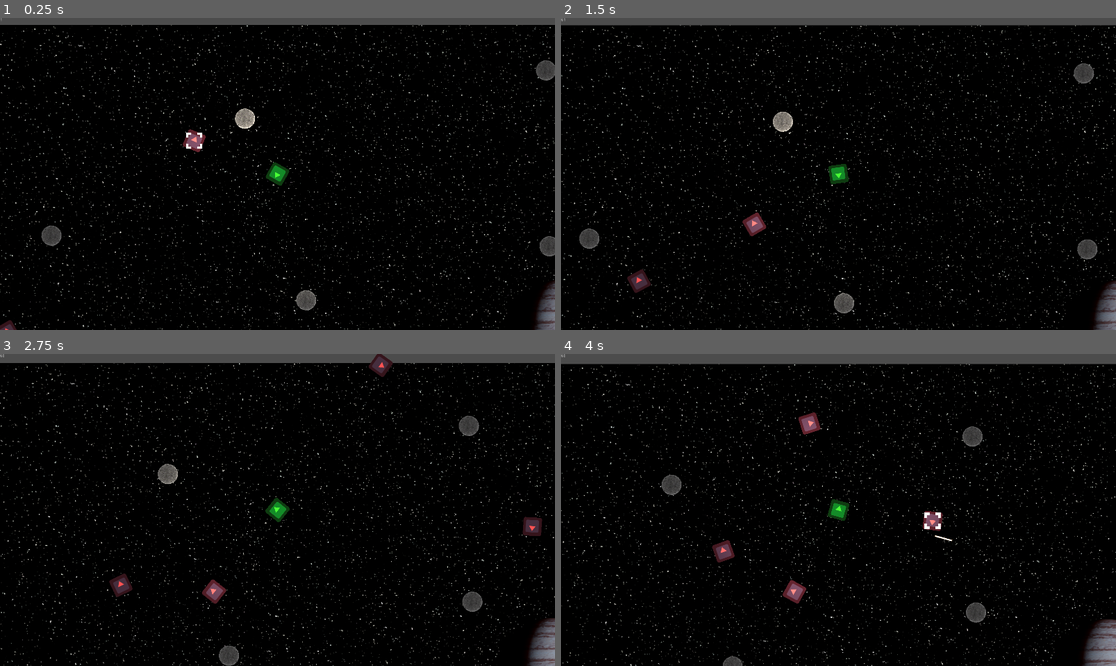
Above: before the commit, frames 1-4 (two rows, left to right).
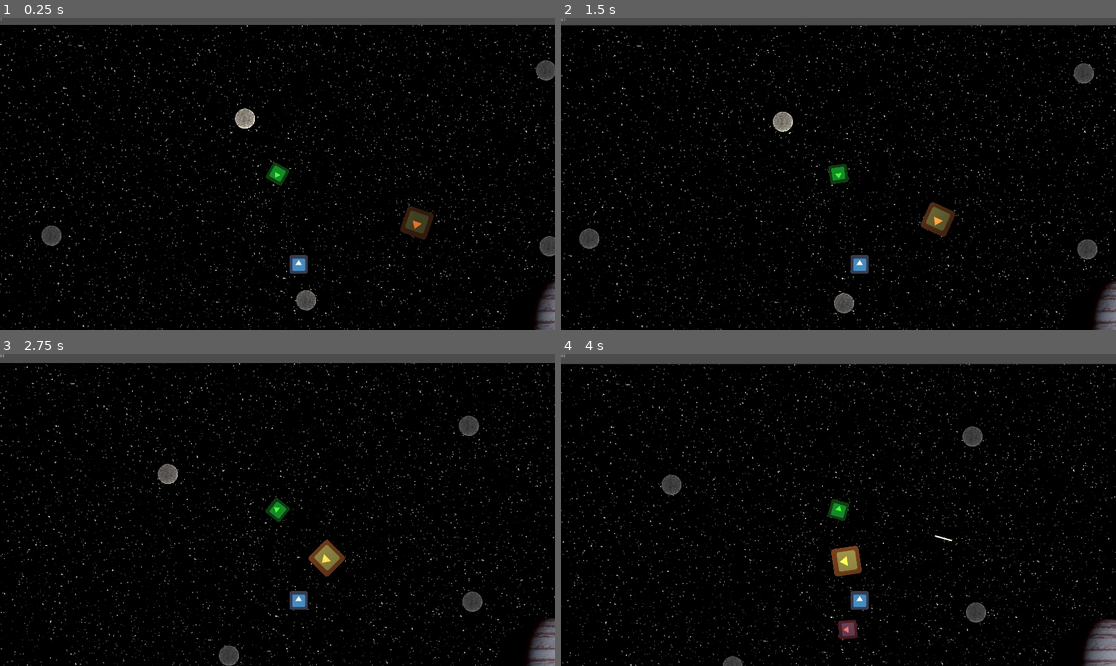
Above: after the commit, the same moments.

Repository: kpfries/moonshot2020
Game: Godot game, scene res://Scenes/Sample_Scene.tscn
The game is run twice, just before and just after one commit, with the same random seed, the same clock (stepped at 60 frames per second) and the same inputs. The project has no main scene, so this scene is started directly. The engine's default icon, where the game draws it, is replaced by a stand-in: a white triangle on a blue panel in a dark square.
Inputs (mouse positions are in pixels of both pictures, inside the frame that each line leads up to):
- Up to frame 1 (0.25 s): no input
- Up to frame 2 (1.5 s): move the mouse to (960, 158) at 0.52 s; hold Up (ui_up) 0.53-1.28 s; click (960, 158) at 0.6 s; move the mouse to (727, 189) at 1.27 s; right-click (727, 189) at 1.35 s
- Up to frame 3 (2.75 s): click (166, 525) at 1.55 s; move the mouse to (333, 441) at 2.02 s; hold Up (ui_up) from 2.03 s (still down); click (333, 441) at 2.1 s
- Up to frame 4 (4 s): move the mouse to (810, 572) at 2.77 s; click (810, 572) at 2.85 s; move the mouse to (1005, 556) at 3.52 s; release Up (ui_up) at 3.53 s; hold Right mouse button (grapple) from 3.53 s (still down); click (1005, 556) at 3.8 s

The runs differ from the first frame. In frame 1, 0.9% of the frame differs, in the area x 0-79%, y 35-100%; in frame 2, 1.0%; in frame 3, 1.4%; in frame 4, 1.6%, in the area x 27-69%, y 18-92%.

Commit message:
Bosses guns fix

Diff:
--- a/Scenes/Actors/Boss1.tscn
+++ b/Scenes/Actors/Boss1.tscn
@@ -8,11 +8,40 @@
 
 [node name="Boss1" type="KinematicBody2D"]
 script = ExtResource( 2 )
+speed = 50
 
 [node name="CollisionShape2D" type="CollisionShape2D" parent="."]
 shape = SubResource( 1 )
 
-[node name="Sprite" type="Sprite" parent="."]
+[node name="EnemyController" type="Node2D" parent="."]
+
+[node name="Sprite" type="Sprite" parent="EnemyController"]
 modulate = Color( 0.890196, 0.443137, 0.172549, 1 )
 scale = Vector2( 1.5, 1.5 )
 texture = ExtResource( 1 )
+
+[node name="Guns" type="Node2D" parent="EnemyController"]
+
+[node name="Gun1" type="Node2D" parent="EnemyController/Guns"]
+position = Vector2( 64, -64 )
+
+[node name="FireFrequencyG1" type="Timer" parent="EnemyController/Guns/Gun1"]
+wait_time = 0.1
+
+[node name="ReloadTimerG1" type="Timer" parent="EnemyController/Guns/Gun1"]
+wait_time = 4.0
+one_shot = true
+
+[node name="Gun2" type="Node2D" parent="EnemyController/Guns"]
+position = Vector2( 64, 64 )
+
+[node name="FireFrequencyG2" type="Timer" parent="EnemyController/Guns/Gun2"]
+wait_time = 0.1
+
+[node name="ReloadTimerG2" type="Timer" parent="EnemyController/Guns/Gun2"]
+wait_time = 4.0
+one_shot = true
+[connection signal="timeout" from="EnemyController/Guns/Gun1/FireFrequencyG1" to="." method="_on_FireFrequencyG1_timeout"]
+[connection signal="timeout" from="EnemyController/Guns/Gun1/ReloadTimerG1" to="." method="_on_ReloadTimerG1_timeout"]
+[connection signal="timeout" from="EnemyController/Guns/Gun2/FireFrequencyG2" to="." method="_on_FireFrequencyG2_timeout"]
+[connection signal="timeout" from="EnemyController/Guns/Gun2/ReloadTimerG2" to="." method="_on_ReloadTimerG2_timeout"]
--- a/Scenes/Actors/Melee_Enemy.tscn
+++ b/Scenes/Actors/Melee_Enemy.tscn
@@ -1,8 +1,10 @@
-[gd_scene load_steps=3 format=2]
+[gd_scene load_steps=4 format=2]
 
 [ext_resource path="res://Scripts/Melee_Enemy.gd" type="Script" id=1]
+[ext_resource path="res://icon.png" type="Texture" id=2]
 
 [sub_resource type="CircleShape2D" id=1]
+radius = 37.2033
 
 [node name="Melee_Enemy" type="KinematicBody2D"]
 script = ExtResource( 1 )
@@ -12,4 +14,14 @@
 
 [node name="EnemyController" type="Node2D" parent="."]
 
-[node name="Sprite" type="Sprite" parent="EnemyController"]
+[node name="Sprite" type="Sprite" parent="EnemyController" groups=[
+"Enemy",
+]]
+modulate = Color( 0.839216, 0.596078, 0.282353, 1 )
+texture = ExtResource( 2 )
+
+[node name="Area2D" type="Area2D" parent="EnemyController"]
+
+[node name="CollisionPolygon2D" type="CollisionPolygon2D" parent="EnemyController/Area2D"]
+polygon = PoolVector2Array( 40, -24, 64, -32, 72, -8, 72, 8, 64, 32, 40, 24 )
+[connection signal="body_entered" from="EnemyController/Area2D" to="." method="_on_Area2D_body_entered"]
--- a/Scenes/Actors/Player.tscn
+++ b/Scenes/Actors/Player.tscn
@@ -94,6 +94,7 @@
 
 [node name="Target" parent="." instance=ExtResource( 3 )]
 visible = true
+frame = 0
 
 [node name="gunshotSound" type="AudioStreamPlayer" parent="."]
 stream = ExtResource( 8 )
--- a/Scenes/GUI/Primary_Gui.tscn
+++ b/Scenes/GUI/Primary_Gui.tscn
@@ -1,6 +1,7 @@
-[gd_scene load_steps=2 format=2]
+[gd_scene load_steps=3 format=2]
 
 [ext_resource path="res://Scripts/Gui.gd" type="Script" id=1]
+[ext_resource path="res://icon.png" type="Texture" id=2]
 
 [node name="GUI" type="CanvasLayer"]
 
@@ -19,3 +20,14 @@
 __meta__ = {
 "_edit_use_anchors_": false
 }
+
+[node name="TextureProgress" type="TextureProgress" parent="Gui_Control"]
+margin_left = 1000.67
+margin_top = 820.715
+margin_right = 1040.67
+margin_bottom = 860.715
+value = 50.0
+texture_progress = ExtResource( 2 )
+__meta__ = {
+"_edit_use_anchors_": false
+}
--- a/Scenes/Sample_Scene.tscn
+++ b/Scenes/Sample_Scene.tscn
@@ -2,7 +2,7 @@
 
 [ext_resource path="res://Scenes/Actors/Player.tscn" type="PackedScene" id=1]
 [ext_resource path="res://Scenes/GUI/Target.tscn" type="PackedScene" id=2]
-[ext_resource path="res://Scenes/Actors/Enemy_KB.tscn" type="PackedScene" id=3]
+[ext_resource path="res://Scenes/Actors/Boss1.tscn" type="PackedScene" id=3]
 [ext_resource path="res://Scripts/procedural_pop.gd" type="Script" id=4]
 [ext_resource path="res://Scenes/GUI/Primary_Gui.tscn" type="PackedScene" id=5]
 [ext_resource path="res://Sprites/Backgrounds/backgorund1.png" type="Texture" id=6]
@@ -42,10 +42,10 @@
 
 [node name="LevelBounds" type="Polygon2D" parent="."]
 visible = false
-polygon = PoolVector2Array( -10562.6, -6599.37, -471.506, -8321.4, 5865.55, -9251.29, 17162, -1502.18, 14028, 8829.98, -2813.46, 10586.4, -6670.8, 5971.42, -13524.5, 185.408 )
+position = Vector2( 42.7148, -21.3594 )
+polygon = PoolVector2Array( -10570.5, -7397.04, -41.2823, -8721.19, 12495.5, -7674.68, 15998.2, -50.0776, 13947.8, 9688.91, 129.577, 10607.3, -10378.3, 8514.25, -13524.5, 185.408 )
 
 [node name="Target" parent="." instance=ExtResource( 2 )]
-frame = 0
 
 [node name="GUI" parent="." instance=ExtResource( 5 )]
 
@@ -58,8 +58,5 @@
 position = Vector2( 931.487, 563.435 )
 texture = ExtResource( 6 )
 
-[node name="Enemy_KB" parent="." instance=ExtResource( 3 )]
-position = Vector2( 1349.92, -10.8816 )
-
-[node name="Enemy_KB2" parent="." instance=ExtResource( 3 )]
-position = Vector2( -981.588, 568.294 )
+[node name="Boss1" parent="." instance=ExtResource( 3 )]
+position = Vector2( 492.332, 165.3 )
--- a/Scripts/Boss1.gd
+++ b/Scripts/Boss1.gd
@@ -1,16 +1,78 @@
 extends "res://Scripts/Enemy.gd"
 
+var bullets_remaining_G1: int = 0
+var bullets_remaining_G2: int = 0
 
-# Declare member variables here. Examples:
-# var a = 2
-# var b = "text"
+onready var gunlist = $EnemyController/Guns.get_children()
+onready var fire_frequency_G1 = $EnemyController/Guns/Gun1/FireFrequencyG1
+onready var ReloadTimer_G1 = $EnemyController/Guns/Gun1/ReloadTimerG1
+onready var fire_frequency_G2 = $EnemyController/Guns/Gun2/FireFrequencyG2
+onready var ReloadTimer_G2 = $EnemyController/Guns/Gun2/ReloadTimerG2
 
 
 # Called when the node enters the scene tree for the first time.
 func _ready():
+	fire_frequency_G1.start()
+	ReloadTimer_G1.start()
+	ReloadTimer_G1.paused = true
+	fire_frequency_G2.start()
+	ReloadTimer_G2.start()
+	ReloadTimer_G2.paused = true
 	pass # Replace with function body.
 
 
 # Called every frame. 'delta' is the elapsed time since the previous frame.
-#func _process(delta):
+func _physics_process(delta):
+	look_at(player.global_position)
+	gun_handler(gunlist)
+	if player.global_position.distance_to(global_position) < detection_distance:
+		velocity = velocity.linear_interpolate(chase(targetdistance) * speed, acceleration)
+		fire_frequency_G1.paused = false
+		fire_frequency_G2.paused = false
+	else:
+		velocity = velocity.linear_interpolate(Vector2(0,0), acceleration)
+		fire_frequency_G1.paused = true
+		fire_frequency_G2.paused = true
+	velocity = move_and_slide(velocity)
+	#gun_handler(gunlist)
 #	pass
+
+func gun_handler(guns):
+	for gun in guns:
+		gun.look_at(player.global_position)
+
+
+
+
+#Gun Timing
+func _on_FireFrequencyG1_timeout():
+	if bullets_remaining_G1 > 0:
+		shoot(gunlist[0])
+		bullets_remaining_G1 -= 1
+		fire_frequency_G1.start()
+	else:
+		ReloadTimer_G1.paused = false
+
+
+
+func _on_ReloadTimerG1_timeout():
+	bullets_remaining_G1 = clip_size
+	ReloadTimer_G1.start()
+	fire_frequency_G1.paused = true
+
+
+
+func _on_FireFrequencyG2_timeout():
+	if bullets_remaining_G2 > 0:
+		shoot(gunlist[1])
+		bullets_remaining_G2 -= 1
+		fire_frequency_G2.start()
+	else:
+		ReloadTimer_G2.paused = false
+
+
+
+func _on_ReloadTimerG2_timeout():
+	bullets_remaining_G2 = clip_size
+	ReloadTimer_G2.start()
+	fire_frequency_G2.paused = true
--- a/Scripts/Enemy.gd
+++ b/Scripts/Enemy.gd
@@ -42,7 +42,7 @@
 	var bullet := bullet_scn.instance()
 
 	var spread = random.randf_range(0.0, bullet_spread) - bullet_spread/2
-	bullet.vector = Vector2(1,0).rotated(rotation + spread)
+	bullet.vector = Vector2(1,0).rotated(gun.global_rotation + spread)
 	bullet.global_transform = gun.global_transform
 	bullet.parent_speed = velocity
 	get_tree().current_scene.add_child(bullet)
--- a/Scripts/Gui.gd
+++ b/Scripts/Gui.gd
@@ -1,6 +1,8 @@
 extends Control
 
 onready var fps_counter = $FPSCounter
+onready var player = get_tree().get_nodes_in_group('Player')[0]
+onready var healthbar = $TextureProgress
 
 # Declare member variables here. Examples:
 # var a = 2
@@ -9,9 +11,12 @@
 
 # Called when the node enters the scene tree for the first time.
 func _ready():
+	healthbar.min_value = 0
+	healthbar.max_value = player.health
 	pass # Replace with function body.
 
 
 func _process(delta):
+	healthbar.value = player.health
 	set_rotation(0)
 	fps_counter.text = str(Engine.get_frames_per_second())
--- a/Scripts/Melee_Enemy.gd
+++ b/Scripts/Melee_Enemy.gd
@@ -1,13 +1,35 @@
 extends "res://Scripts/Enemy.gd"
 
+export var knockback: int = 600
 
 # Called when the node enters the scene tree for the first time.
 func _ready():
 	health = 4
-	speed = 1000
+	speed = 500
+	targetdistance = 0
+	detection_distance = 1200
+	acceleration = .05
 	pass # Replace with function body.
 
 
-# Called every frame. 'delta' is the elapsed time since the previous frame.
-#func _process(delta):
-#	pass
+
+func _physics_process(delta):
+	look_at(player.global_position)
+	if player.global_position.distance_to(global_position) < detection_distance:
+		velocity = velocity.linear_interpolate(chase(targetdistance) * speed, acceleration)
+		#fire_frequency.paused = false
+	else:
+		velocity = velocity.linear_interpolate(Vector2(0,0), acceleration)
+		#fire_frequency.paused = true
+	velocity = move_and_slide(velocity)
+
+func die():
+	queue_free()
+
+
+func _on_Area2D_body_entered(body):
+	if body.is_in_group("Player"):
+		body.damage(5)
+		body.apply_central_impulse(Vector2(1,0).rotated(rotation) * knockback)
+		velocity -= Vector2(1,0).rotated(rotation) * knockback
+	pass # Replace with function body.
--- a/Scripts/procedural_pop.gd
+++ b/Scripts/procedural_pop.gd
@@ -5,6 +5,8 @@
 onready var random = RandomNumberGenerator.new()
 onready var asteroid_scn := preload("res://Scenes/Scenery/Asteroid.tscn")
 onready var enemy_kb := preload("res://Scenes/Actors/Enemy_KB.tscn")
+onready var enemy_melee := preload("res://Scenes/Actors/Melee_Enemy.tscn")
+onready var player = $Player
 onready var level_bounds = $LevelBounds.polygon
 onready var pds = PoissonDiscSampling.new()
 var game_seed: String = "seed"
@@ -28,6 +30,12 @@
 	rng.seed = game_seed.hash()/2
 	var points = pds.generate_points(enemy_density, level_bounds, 3, Vector2(0,0))
 	for point in points:
-		var enemy = enemy_kb.instance()
-		enemy.position = point
-		get_tree().current_scene.add_child(enemy)
+		if player.global_position.distance_to(point) > 1000:
+			var enemy
+			var enemy_type = rng.randi_range(1,10)
+			if enemy_type < 3:
+				enemy = enemy_melee.instance()
+			else:
+				enemy = enemy_kb.instance()
+			enemy.position = point
+			get_tree().current_scene.add_child(enemy)
